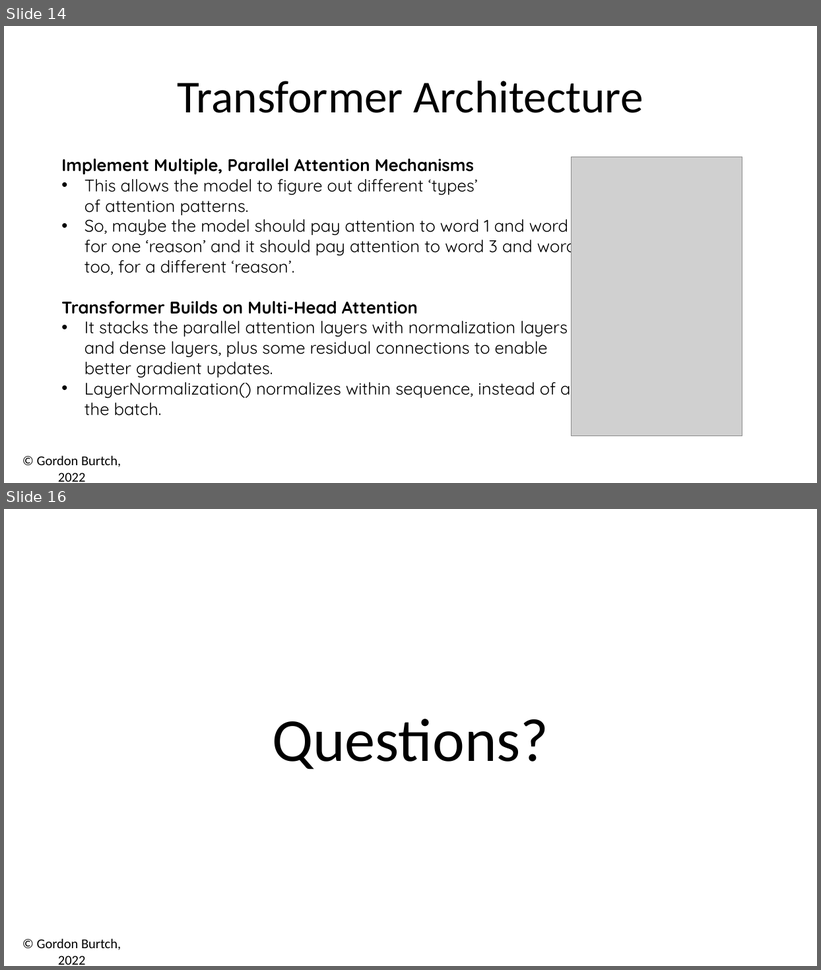
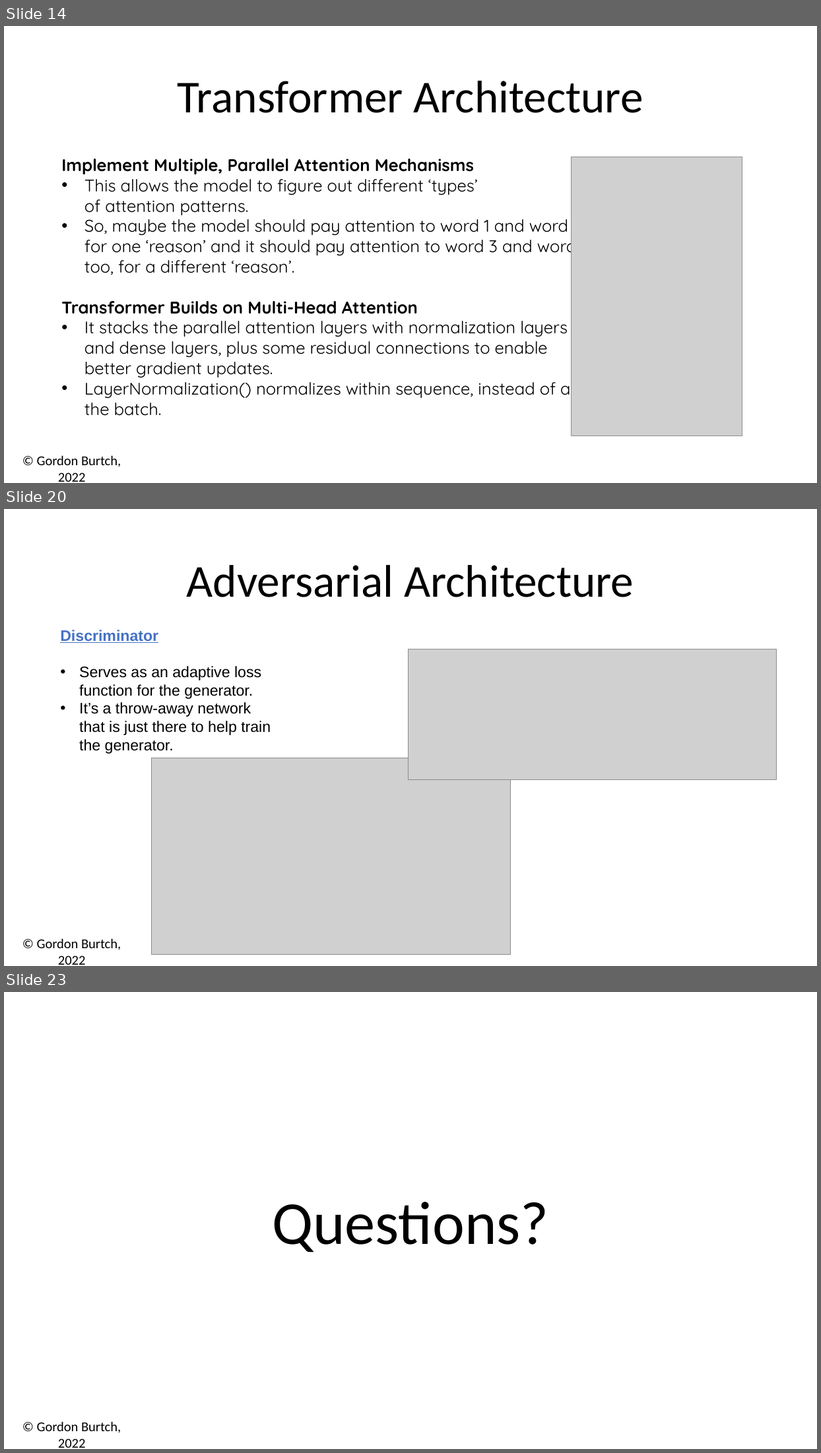
Before and after one commit to gburtch/NYU---ModernAI, a slide deck: Session 6/06b - RNNs for Text.pptx. Shown one above the other, each under a label of ours: slides 14 and 16 before the commit, slides 14, 20 and 23 after it; the slides between them are not shown. The pictures are 821x970 and 821x1453 pixels, drawn with LibreOffice and Linux fonts; fonts in the diff are those of the drawing; grey boxes stand for pictures. Boxes give left, top, right and bottom in pixels: in the first picture for what was removed or moved away, otherwise in the second. Text is boxed around its words. In the diff, an @@ line names an element or a change of style, - is before the commit and + after.

```diff
--- a/Session 6/06b - RNNs for Text.pptx
+++ b/Session 6/06b - RNNs for Text.pptx
@@ slide 20 added at (x1=4, y1=509, x2=817, y2=966), background #FFFFFF; not listed: 1 template element that a slide beside it also shows @@
@@ text added at (x1=187, y1=565, x2=634, y2=597), 54 pt, text #000000 @@
+Adversarial Architecture
@@ text added at (x1=60, y1=630, x2=271, y2=754), 18 pt, text #000000 @@
+Discriminator
+• Serves as an adaptive loss function for the generator.
+• It’s a throw-away network that is just there to help train the generator.
@@ picture added at (x1=409, y1=650, x2=777, y2=780) @@
@@ picture added at (x1=152, y1=758, x2=511, y2=955) @@
@@ what was slide 16 is now slide 23 @@
```
Also in this commit, not shown: 3 slides changed, 6 other slides added, 26 other files.
